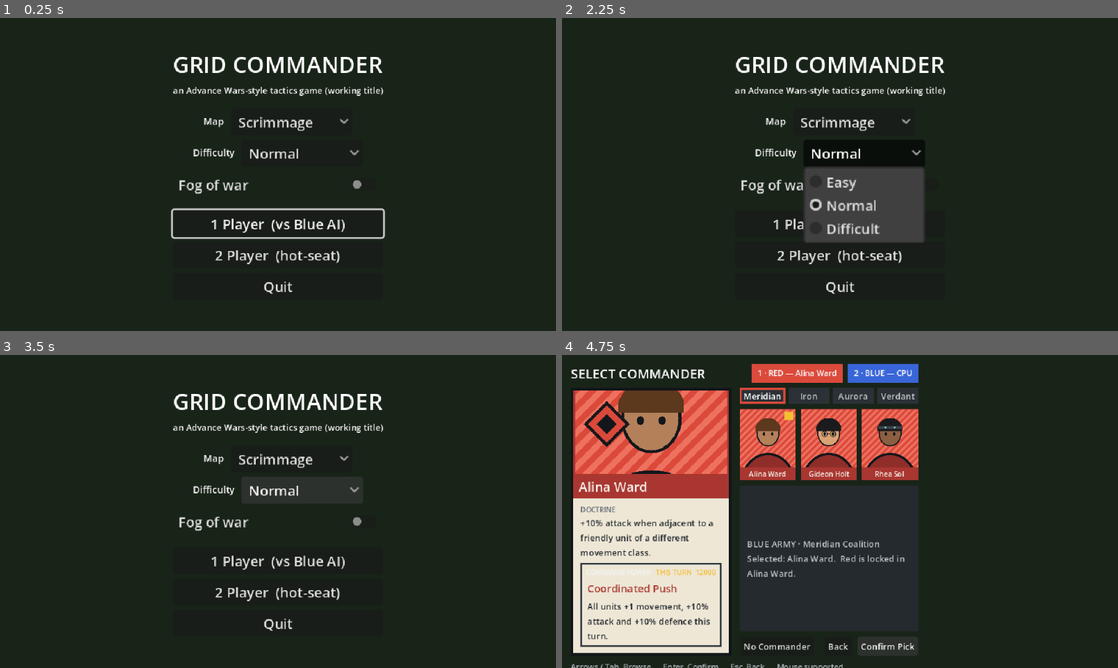
Above: before the commit, frames 1-4 (two rows, left to right).
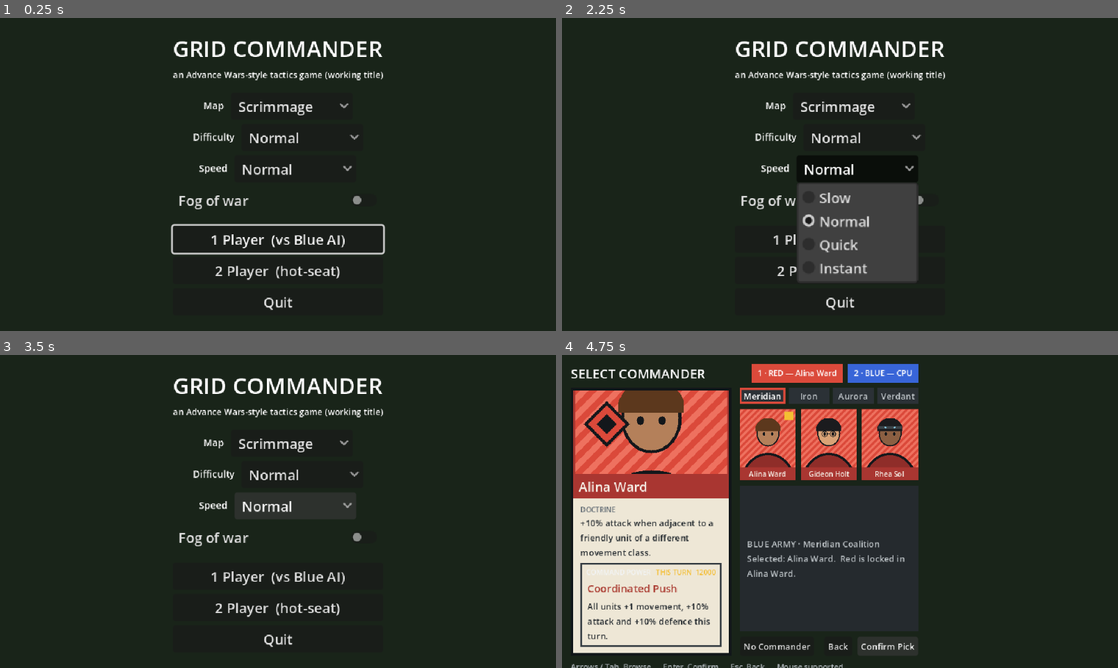
Above: after the commit, the same moments.

Repository: hanscanonico/advance_war_clone
Game: Godot game, scene res://scenes/menu/main_menu.tscn
Same seed, same stepped clock (60 frames per second), same inputs: the game is played once before the commit and once after it.
Inputs:
- Up to frame 1 (0.25 s): no input
- Up to frame 2 (2.25 s): click "Normal" at 0.5 s; click "Normal" at 1.25 s; click "Normal" at 2 s
- Up to frame 3 (3.5 s): click "Normal" at 2.75 s
- Up to frame 4 (4.75 s): click "1 Player (vs Blue AI)" at 3.5 s; click "Confirm Pick" at 4.25 s

The runs differ from the first frame. In frame 1, 7.1% of the frame differs, in the area x 30-70%, y 7-94%; in frame 2, 9.5%, in the area x 31-69%, y 7-94%; in frame 3, 6.3%; in frame 4, nothing differs.

Commit message:
Add the menu and in-battle speed pickers, and default to Normal
Plan milestone GS2. The setting is now reachable: a Speed dropdown beside
Difficulty on the main menu, and a "Speed: <tier>" row on the in-battle map
menu that cycles Slow -> Normal -> Quick -> Instant and persists. Both
write Settings directly rather than riding MatchConfig, because a device
preference has nothing to carry into a match. With both in place the
default flips to Normal — movement at twice the duration the game shipped
with, which is the complaint the plan opened on. Quick is the original
feel, one dropdown away.

Adding the row moved the capture pin from BattleAnimator to Settings. The
row reads its label off Settings, so pinning only the animator would have
photographed the very preference the pin exists to ignore: the frame's
animations would be machine-independent and its text would not. Settings
now owns both, and the main menu — which shows the dropdown — pins for its
own captures through a new ScreenshotUtil.requested(), replacing the
command-line rescan it did inline.

An explicit --speed= outranks a capture's pin, which is what makes a tier
inspectable: `--demo=mapmenu --screenshot=... --speed=slow` renders the
row reading "Speed: Slow".

Verified: settings.cfg survives a relaunch, --speed= overrides it for one
launch without writing, an unknown id falls back to the default rather
than crashing, and the flag leaves no trace on the next boot. make verify
green; the mapmenu and main-menu captures show the two new rows.

Co-Authored-By: Claude Fable 5 <noreply@anthropic.com>
Claude-Session: https://claude.ai/code/session_01EkevXu9ofVezKRvgvC9sbV

Diff:
--- a/autoload/settings.gd
+++ b/autoload/settings.gd
@@ -23,9 +23,13 @@
 ## effect on the very next animation.
 var speed: GameSpeed = GameSpeed.default_speed()
 
-## False once `--speed=` has spoken for this launch, so nothing written later
+## False once anything has spoken for this launch, so nothing written later
 ## reaches the file.
 var _persistent := true
+## True once `--speed=` has spoken. A capture pins the tier it needs, but an
+## explicit flag outranks even that: it is the most specific thing anyone said,
+## and asking for a capture *of* a tier is how you look at one you are tuning.
+var _flag_wins := false
 
 
 func _ready() -> void:
@@ -38,6 +42,18 @@
 	speed = GameSpeed.by_id(id)
 	if _persistent:
 		_save()
+
+
+## Pins a tier for this launch and latches the file shut behind it. Captures and
+## scripted scenario runs pin, so a frame never depends on which machine took it
+## — and it is pinned *here* rather than inside the animator because the setting
+## has one owner: the in-battle menu row reads its label off this too, and a
+## capture whose animations were pinned but whose label was not would photograph
+## the preference it was meant to ignore.
+func pin(id: StringName) -> void:
+	_persistent = false
+	if not _flag_wins:
+		speed = GameSpeed.by_id(id)
 
 
 ## A missing or malformed file is not an error: the defaults simply stand, which
@@ -62,5 +78,7 @@
 func _apply_cmdline() -> void:
 	for arg in OS.get_cmdline_user_args():
 		if arg.begins_with(SPEED_ARG):
-			speed = GameSpeed.by_id(StringName(arg.get_slice("=", 1).strip_edges()))
-			_persistent = false
+			pin(StringName(arg.get_slice("=", 1).strip_edges()))
+			# Latched after that pin, so the flag's own lands and every later
+			# one — a capture's — is declined.
+			_flag_wins = true
--- a/scenes/battle/battle.gd
+++ b/scenes/battle/battle.gd
@@ -140,7 +140,7 @@
 		# A capture pins its own pace and ignores the device preference: a frame
 		# must not depend on which machine took it, or on how fast whoever ran
 		# `make smoke` likes to watch their tanks move.
-		animator.speed_override = GameSpeed.by_id(GameSpeed.CAPTURE_ID)
+		Settings.pin(GameSpeed.CAPTURE_ID)
 	animator.start_cursor_pulse()
 	_on_turn_started()  # day 1 gets the same banner/cursor/event as every turn
 	camera.position = cursor.position
@@ -485,6 +485,13 @@
 	if action == &"commanders":
 		_open_commander_info()
 		return
+	if action == &"speed":
+		# Cycles Slow -> Normal -> Quick -> Instant and persists, so the next
+		# animation already obeys it. The banner confirms it the way Save does:
+		# the setting is otherwise invisible until something moves.
+		Settings.set_speed(GameSpeed.next(Settings.speed.id).id)
+		animator.show_banner("Speed: %s" % Settings.speed.display_name)
+		return
 	if action == &"save":
 		if SaveGame.save(game, ai_teams, SaveGame.SAVE_PATH, MatchConfig.difficulty):
 			animator.show_banner("Saved")
--- a/scenes/battle/battle_ai_runner.gd
+++ b/scenes/battle/battle_ai_runner.gd
@@ -32,7 +32,7 @@
 	var game := _battle.game
 	# Opens just after the day banner has cleared — however long the active tier
 	# holds that banner, which is why the wait is computed here and not fixed.
-	var start_delay := _speed().start_delay_seconds()
+	var start_delay := Settings.speed.start_delay_seconds()
 	await _battle.get_tree().create_timer(start_delay).timeout
 	for i in MAX_COMMANDS_PER_TURN:
 		if game.winner != 0:
@@ -65,22 +65,16 @@
 		_leave()
 
 
-## The tier this turn is paced at. The animator owns the answer, so a computer
-## turn and a player's move obey the same setting — and a capture, which pins its
-## own tier there, pins this too.
-func _speed() -> GameSpeed:
-	return _battle.animator.speed()
-
-
 ## The think-beat between two commands, so the turn reads as decisions rather
-## than a slideshow.
+## than a slideshow. Paced off Settings, the same tier the animations it sits
+## between run at — a computer turn and a player's move obey one setting.
 ##
 ## Instant drops the wait to a single frame rather than to nothing: the board
 ## still repaints once per command, so a forty-command turn is forty frames the
 ## eye can track as a fast flicker, the window keeps pumping events, and the
 ## per-turn safety cap above keeps meaning what it says.
 func _think() -> void:
-	var delay := _speed().command_delay_seconds()
+	var delay := Settings.speed.command_delay_seconds()
 	if delay <= 0.0:
 		await _battle.get_tree().process_frame
 		return
--- a/scenes/battle/battle_animator.gd
+++ b/scenes/battle/battle_animator.gd
@@ -12,9 +12,10 @@
 ## Depends on BattleView to find sprites; never on Battle. Tweens need a Node
 ## to live on, so the scene root is passed in as a plain Node.
 ##
-## Every duration it waits belongs to a GameSpeed tier, and `speed()` is where
-## the presentation layer asks which one — the sprite it hands durations to
-## derives nothing, and BattleAiRunner paces its turn off the same answer. No
+## Every duration it waits is a GameSpeed tier's, asked of `Settings` at the
+## moment the animation starts rather than cached at scene load, so a speed
+## changed mid-match lands on the very next move. The sprite it hands durations
+## to derives nothing, and BattleAiRunner paces its turn off the same answer. No
 ## literal seconds below: a tween timed by a number written here would ignore the
 ## player's setting forever.
 
@@ -36,22 +37,9 @@
 ## True for a run that exists to be photographed. Suppresses the two open-ended
 ## animations — see `shake_camera` and `start_cursor_pulse`.
 var capturing := false
-## Set only by a run that pins its own pace and ignores the device preference —
-## captures do, because a screenshot must not depend on which machine took it.
-var speed_override: GameSpeed
 
 var _banner_tween: Tween
 var _power_banner_tween: Tween
-
-# --- pacing ------------------------------------------------------------------
-
-
-## The tier every duration here is read from. Asked at each use rather than
-## cached at scene start, so a speed changed from the in-battle menu takes
-## effect on the very next animation.
-func speed() -> GameSpeed:
-	return speed_override if speed_override != null else Settings.speed
-
 
 # --- movement ----------------------------------------------------------------
 
@@ -64,7 +52,7 @@
 	if path.size() < 2:
 		return
 	Sfx.play(&"move", -6.0)
-	var tier := speed()
+	var tier := Settings.speed
 	if tier.instant:
 		sprite.position = BattleView.cell_center(path[path.size() - 1])
 		return
@@ -109,7 +97,7 @@
 
 ## The white hit flash, at the active tier's pace. Awaitable.
 func flash_hit(sprite: UnitSprite) -> void:
-	var tier := speed()
+	var tier := Settings.speed
 	await sprite.flash_hit(tier.flash_in_seconds(), tier.flash_out_seconds())
 
 
@@ -117,7 +105,7 @@
 ## the single place a death fade's length is decided — Battle's Join merge fades
 ## a sprite outside combat entirely and comes through here for that reason.
 func fade_out(sprite: UnitSprite) -> void:
-	await sprite.die(speed().death_fade_seconds())
+	await sprite.die(Settings.speed.death_fade_seconds())
 
 
 # --- banner ------------------------------------------------------------------
@@ -135,7 +123,7 @@
 func show_banner(text: String) -> void:
 	_set_banner(text)
 	_banner_tween = node.create_tween()
-	_banner_tween.tween_interval(speed().banner_seconds())
+	_banner_tween.tween_interval(Settings.speed.banner_seconds())
 	_banner_tween.tween_callback(turn_banner.hide)
 
 
@@ -160,7 +148,7 @@
 	if capturing:
 		return
 	_power_banner_tween = node.create_tween()
-	_power_banner_tween.tween_interval(speed().power_banner_seconds())
+	_power_banner_tween.tween_interval(Settings.speed.power_banner_seconds())
 	_power_banner_tween.tween_callback(power_banner.hide)
 
 
@@ -178,7 +166,7 @@
 ## Skipped under Instant too, which is the one tier where it is theatre rather
 ## than feedback: there is no hit animation left for it to punctuate.
 func shake_camera(strength: float = 3.0) -> void:
-	if capturing or speed().instant:
+	if capturing or Settings.speed.instant:
 		return
 	var tween := node.create_tween()
 	for i in 4:
--- a/scenes/battle/battle_menus.gd
+++ b/scenes/battle/battle_menus.gd
@@ -16,7 +16,10 @@
 ## their commands, Supply asks SupplyCommand who is in reach, and production asks
 ## the terrain what it builds — exactly what BuildCommand checks.
 ##
-## Node-free, like the rest of the layers Battle delegates to.
+## No scene tree and no sprite here, like the rest of the layers Battle delegates
+## to. The one autoload it reads is Settings, for the speed row's label, and that
+## is the same rule as everything above rather than an exception to it: whoever
+## owns the answer is who gets asked.
 
 const CANCEL := {"id": &"cancel", "label": "Cancel"}
 
@@ -103,12 +106,18 @@
 ## Rows for the menu opened on empty ground: the turn-level actions. The HUD has
 ## a button for the Command Power, and this keeps it reachable from the keyboard
 ## too, which the rest of the game already is.
+##
+## The Speed row reads its label off Settings for the same reason every row above
+## asks its command: the tier the player is watching at has one owner, and a menu
+## that remembered its own copy would eventually show a speed the game is not
+## playing at. Choosing it cycles to the next tier — see Battle's map handler.
 static func map_actions(game: GameState) -> Array[Dictionary]:
 	var actions: Array[Dictionary] = []
 	var co_state := game.commander_state(game.current_team)
 	if co_state.is_ready():
 		actions.append({"id": &"power", "label": co_state.type.power_name})
 	actions.append({"id": &"commanders", "label": "Commanders"})
+	actions.append({"id": &"speed", "label": "Speed: %s" % Settings.speed.display_name})
 	actions.append({"id": &"end_turn", "label": "End Turn"})
 	actions.append({"id": &"save", "label": "Save"})
 	actions.append(CANCEL)
--- a/scenes/common/game_speed.gd
+++ b/scenes/common/game_speed.gd
@@ -11,12 +11,14 @@
 ## on purpose: data/ is for numbers the *sim* reads, and the whole safety
 ## argument of this setting is that the sim cannot read the speed.
 ##
-## Who is playing at which tier is Settings' answer, and BattleAnimator is the
-## one place the presentation asks — at the moment each animation starts rather
-## than once at scene load, so a mid-match change lands on the very next move.
+## Which tier is active is Settings' answer and nobody else's. Callers ask it at
+## the moment they animate rather than caching it at scene load, so a speed
+## changed from the in-battle menu lands on the very next move.
 
-## The tier a fresh install plays at.
-const DEFAULT_ID := &"quick"
+## The tier a fresh install plays at: movement at twice the duration the game
+## shipped with, which is the complaint this setting exists to fix. Quick is that
+## original feel, one dropdown away.
+const DEFAULT_ID := &"normal"
 ## Captures and scripted scenario runs pin this tier instead of reading the
 ## device preference: a screenshot must not depend on which machine took it.
 const CAPTURE_ID := &"quick"
--- a/scenes/common/screenshot_util.gd
+++ b/scenes/common/screenshot_util.gd
@@ -2,6 +2,19 @@
 extends RefCounted
 ## Shared --screenshot support for scenes: wait for the first frames to
 ## render, save the viewport, and quit. Used for automated visual checks.
+
+const SCREENSHOT_ARG := "--screenshot="
+
+
+## The path `--screenshot=` asked for, or "" on an ordinary run. A scene that
+## photographs itself asks this instead of rescanning the command line — and it
+## is also how it knows to pin whatever a capture must not vary on, such as the
+## device's speed preference.
+static func requested() -> String:
+	for arg in OS.get_cmdline_user_args():
+		if arg.begins_with(SCREENSHOT_ARG):
+			return arg.get_slice("=", 1)
+	return ""
 
 
 static func capture_and_quit(node: Node, path: String) -> void:
--- a/scenes/menu/main_menu.gd
+++ b/scenes/menu/main_menu.gd
@@ -13,6 +13,7 @@
 @onready var center: CenterContainer = $Center
 @onready var map_option: OptionButton = %MapOption
 @onready var difficulty_option: OptionButton = %DifficultyOption
+@onready var speed_option: OptionButton = %SpeedOption
 @onready var fog_check: CheckButton = %FogCheck
 @onready var one_player_button: Button = %OnePlayerButton
 @onready var two_player_button: Button = %TwoPlayerButton
@@ -31,8 +32,14 @@
 
 
 func _ready() -> void:
+	var shot_path := ScreenshotUtil.requested()
+	if shot_path != "":
+		# The battle scene's rule, and for the same reason: a capture must not
+		# show — or depend on — the preference of the machine that took it.
+		Settings.pin(GameSpeed.CAPTURE_ID)
 	_populate_maps()
 	_populate_difficulties()
+	_populate_speeds()
 	_select_panel = CommanderSelectPanel.new()
 	add_child(_select_panel)
 	_select_panel.confirmed.connect(_on_selection_confirmed)
@@ -55,9 +62,8 @@
 		_open_select([2] as Array[int])
 		if select_mode == "blue":
 			_select_panel.debug_advance_to_blue()
-	for arg in OS.get_cmdline_user_args():
-		if arg.begins_with("--screenshot="):
-			ScreenshotUtil.capture_and_quit(self, arg.get_slice("=", 1))
+	if shot_path != "":
+		ScreenshotUtil.capture_and_quit(self, shot_path)
 
 
 ## Smallest board first, so item 0 — the option the menu opens on — is the
@@ -118,6 +124,34 @@
 	)
 
 
+## Opens on whatever this device last chose, and writes back the moment the
+## choice changes.
+##
+## Deliberately the odd one out on this menu: speed is a device preference, so it
+## does not ride MatchConfig through `_start` like the rows above it. There is
+## nothing for a match to carry — the same setting applies to the next match, to
+## a resumed save, and to both sides of a hot-seat, and it stays changeable from
+## the in-battle map menu.
+func _populate_speeds() -> void:
+	var tiers := GameSpeed.ordered()
+	for tier in tiers:
+		speed_option.add_item(tier.display_name)
+	for i in tiers.size():
+		if tiers[i].id == Settings.speed.id:
+			speed_option.selected = i
+	speed_option.item_selected.connect(_on_speed_selected)
+	speed_option.tooltip_text = (
+		"How fast moves and battles play out on screen.\nNever changes an outcome — pacing only. "
+		+ "Changeable\nany time from the in-battle menu."
+	)
+
+
+func _on_speed_selected(index: int) -> void:
+	var tiers := GameSpeed.ordered()
+	if index >= 0 and index < tiers.size():
+		Settings.set_speed(tiers[index].id)
+
+
 func _selected_difficulty() -> StringName:
 	var index := difficulty_option.selected
 	if index < 0 or index >= _difficulties.size():
--- a/scenes/menu/main_menu.tscn
+++ b/scenes/menu/main_menu.tscn
@@ -78,6 +78,21 @@
 layout_mode = 2
 custom_minimum_size = Vector2(140, 0)
 
+[node name="SpeedRow" type="HBoxContainer" parent="Center/Rows"]
+layout_mode = 2
+theme_override_constants/separation = 8
+alignment = 1
+
+[node name="SpeedLabel" type="Label" parent="Center/Rows/SpeedRow"]
+layout_mode = 2
+theme_override_font_sizes/font_size = 11
+text = "Speed"
+
+[node name="SpeedOption" type="OptionButton" parent="Center/Rows/SpeedRow"]
+unique_name_in_owner = true
+layout_mode = 2
+custom_minimum_size = Vector2(140, 0)
+
 [node name="FogCheck" type="CheckButton" parent="Center/Rows"]
 unique_name_in_owner = true
 layout_mode = 2
